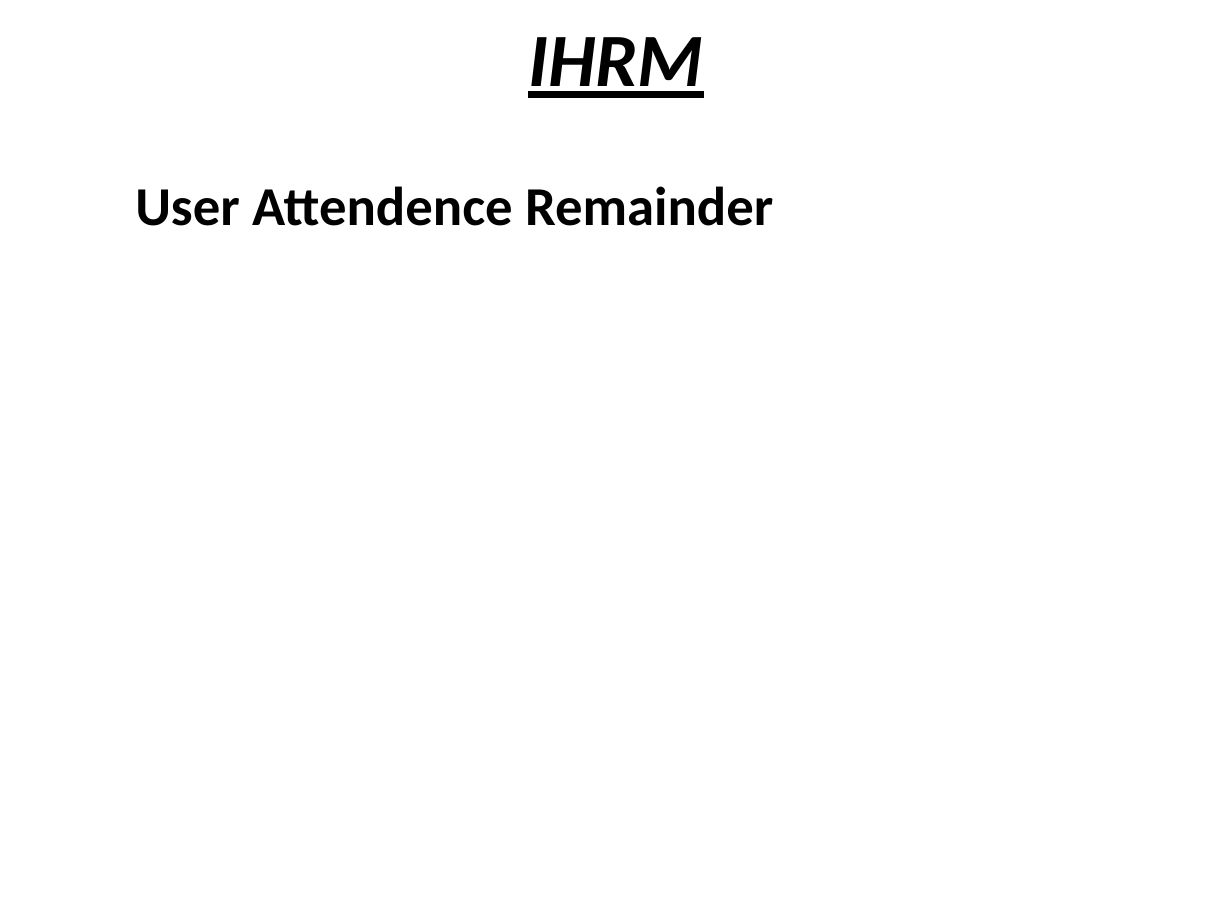
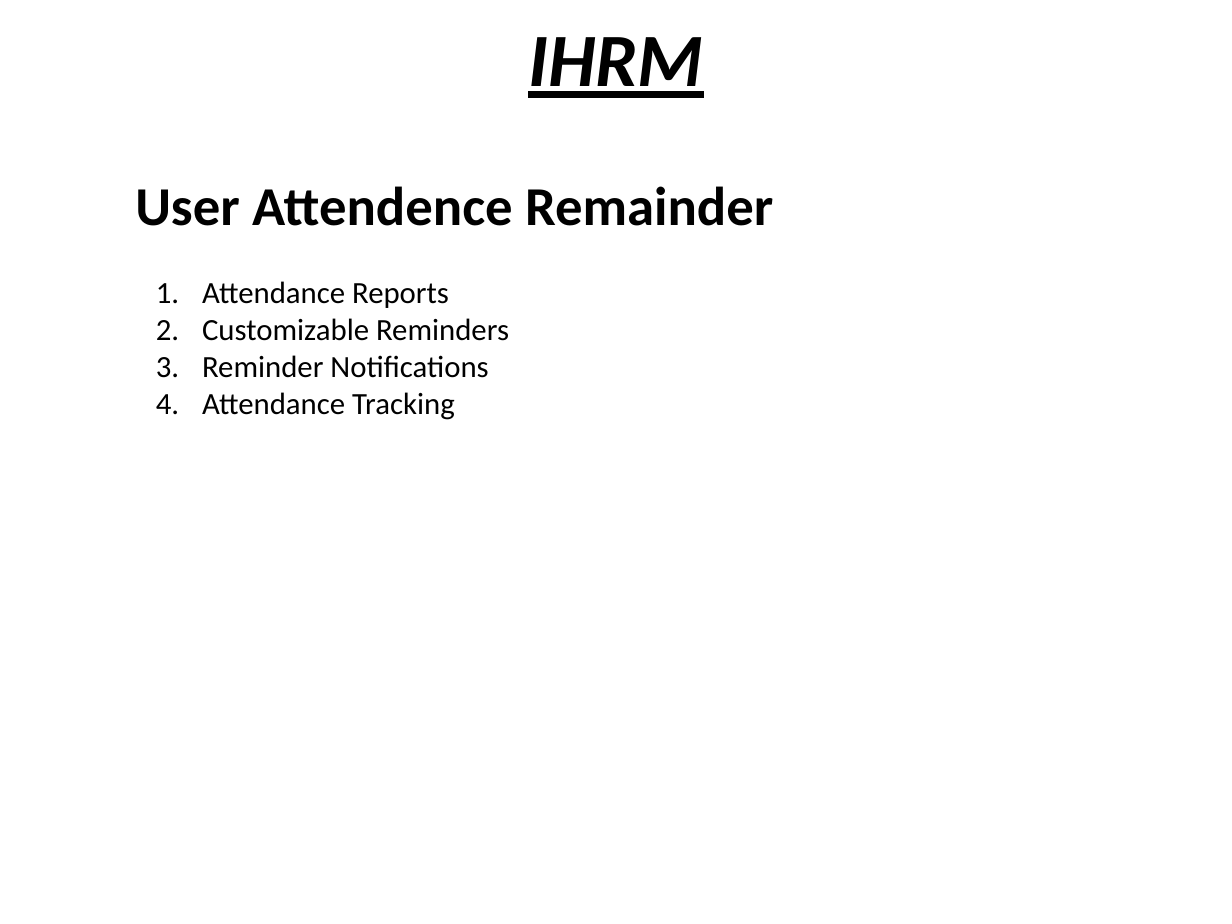
Before and after one commit to Thejesh-ivoyant/ihrm, a slide deck: slide 13 of IHRM ppt.pptx. Drawn at 1232x924 pixels with LibreOffice and Linux fonts; fonts in the diff are those of the drawing. Boxes give left, top, right and bottom in pixels: in the first picture for what was removed or moved away, otherwise in the second. Text is boxed around its words. In the diff, an @@ line names an element or a change of style, - is before the commit and + after.

Commit message:
ihrm ppt changes

```diff
--- a/IHRM ppt.pptx
+++ b/IHRM ppt.pptx
@@ text added at <box>202,281,509,420</box>, 18 pt, text #000000 @@
+1. Attendance Reports
+2. Customizable Reminders
+3. Reminder Notifications
+4. Attendance Tracking
```
Also in this commit, not shown: 6 other slides changed.
